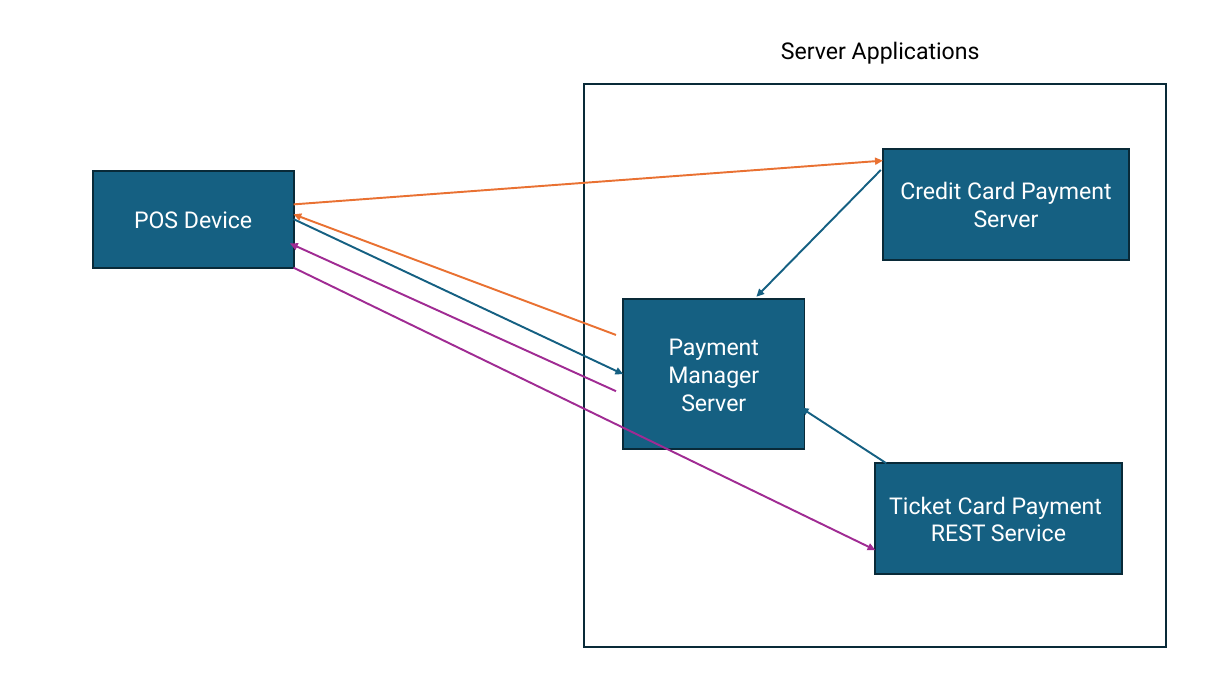
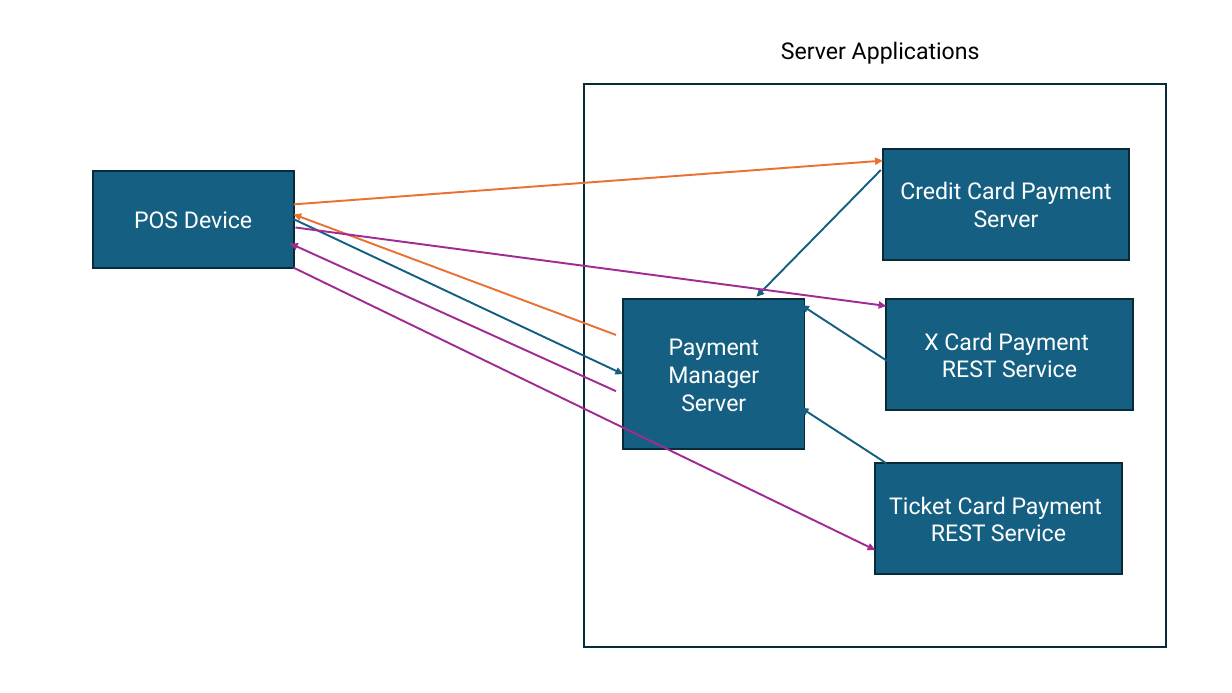
Before and after one commit to oguzkaran/JavaApp2-Jan-2024, a slide deck: slide 1 of src/Projects/PaymentSystem/GeneralDesign.pptx. Drawn at 1232x693 pixels with LibreOffice and Linux fonts; fonts in the diff are those of the drawing. Boxes give left, top, right and bottom in pixels: in the first picture for what was removed or moved away, otherwise in the second. Text is boxed around its words. In the diff, an @@ line names an element or a change of style, - is before the commit and + after.

Commit message:
Update

```diff
--- a/src/Projects/PaymentSystem/GeneralDesign.pptx
+++ b/src/Projects/PaymentSystem/GeneralDesign.pptx
@@ arrow added from (296, 227) to (886, 306), #A02B93 1.5 pt @@
@@ rectangle added at bbox=[886, 299, 1133, 410], fill #156082, outline #092A39 1.5 pt, 18 pt, text #FFFFFF @@
+X Card Payment REST Service
@@ arrow added from (887, 360) to (801, 305), #156082 1.5 pt @@
```
